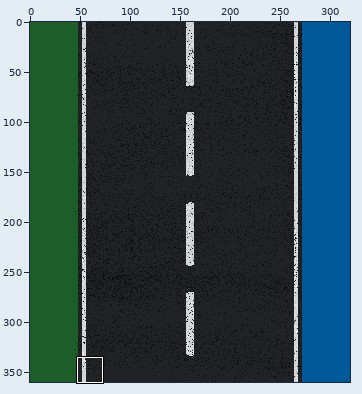
Two versions of one pixel-art file, resources/textures/entities/road_mark/rsection.ase. Above, an overview of the earlier version with the close-up marked.
Close-up. As it was:
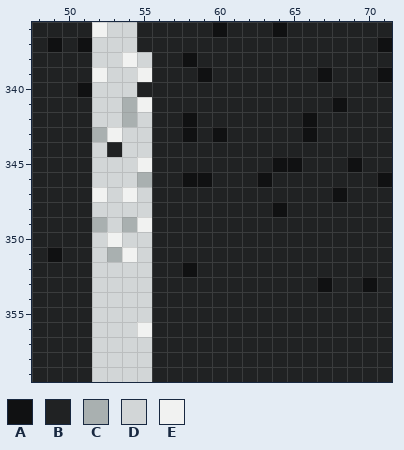
320x360 pixels, 1 frame. Shown: x 48..71, y 336..359. The commit also changed other parts of the picture, which this record leaves out.
Visible layers, top first: "Paint", "Grass", "Tarmac".
Palette (. is transparent): A #101112  B #202223  C #a9b0b0  D #d2d6d7  E #f1f2f1
Pixels before, first column x 48:
336 BBBBEDDBBBBBABBBABBBBBBB
337 BABADDDBBBBBBBBBBBBBBBBA
338 BBBBDDEDBBABBBBBBBBBBBBB
339 BBBBEDDEBBBABBBBBBBABBBA
340 BBBADDDBBBBBBBBBBBBBBBBB
341 BBBBDDCEBBBBBBBBBBBBABBB
342 BBBBDDCDBBABBBBBBBABBBBB
343 BBBBCEDDBBABABBBBBABBBBB
344 BBBBDBDDBBBBBBBBBBBBBBBB
345 BBBBDDDEBBBBBBBBAABBBABB
346 BBBBDDDCBBAABBBABBBBBBBA
347 BBBBEDEDBBBBBBBBBBBBABBB
348 BBBBDDDDBBBBBBBBABBBBBBB
349 BBBBCDCEBBBBBBBBBBBBBBBB
350 BBBBDEDDBBBBBBBBBBBBBBBB
351 BABBDCEDBBBBBBBBBBBBBBBB
352 BBBBDDDDBBABBBBBBBBBBBBB
353 BBBBDDDDBBBBBBBBBBBABBAB
354 BBBBDDDDBBBBBBBBBBBBBBBB
355 BBBBDDDDBBBBBBBBBBBBBBBB
356 BBBBDDDEBBBBBBBBBBBBBBBB
357 BBBBDDDDBBBBBBBBBBBBBBBB
358 BBBBDDDDBBBBBBBBBBBBBBBB
359 BBBBDDDDBBBBBBBBBBBBBBBB
And afterwards:
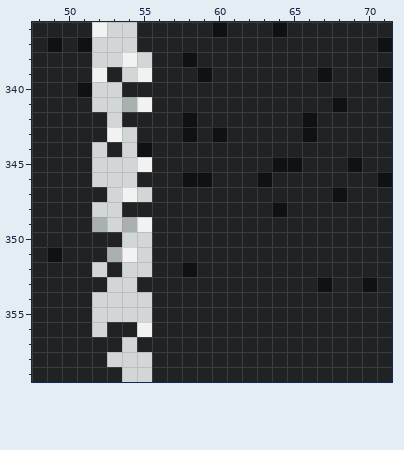
Changes in this commit:
layer "Pit" added
Changed rows in their new state; - is an unchanged pixel.
Layer "Paint":
first column x 52:
339 -B--
340 --B-
342 B-BB
343 B--B
344 ---A
346 ---B
347 B---
348 --BB
350 BB--
351 B---
352 -B--
353 B--B
356 -BB-
357 BB-B
358 B---
359 BB--
Pixel boxes of the changes (left, top, right, bottom) in both close-ups:
changed: (92, 67, 152, 382)
